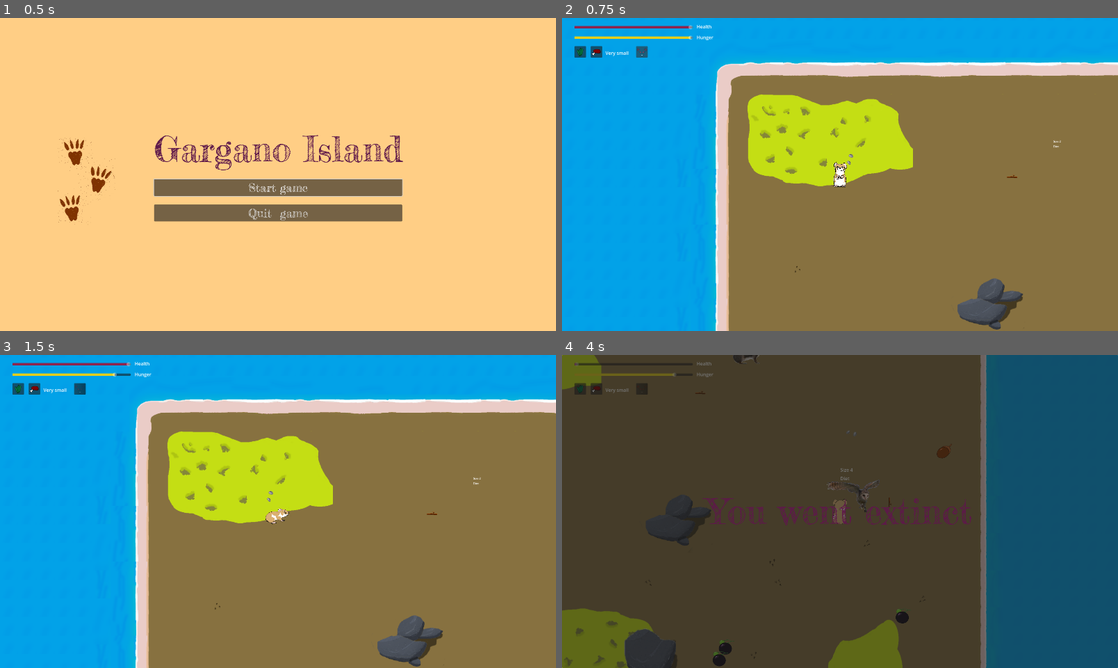
Above: before the commit, frames 1-4 (two rows, left to right).
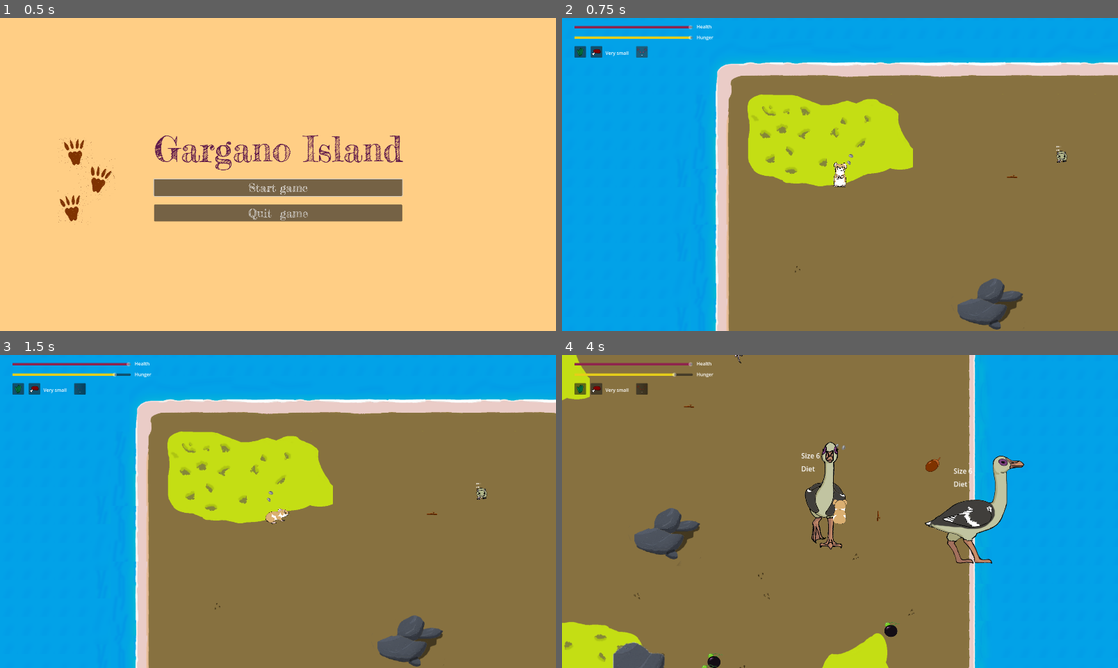
Above: after the commit, the same moments.

Repository: nialsiG/GMTK2024
Game: Godot game, scene res://scenes/start_menu.tscn
Two runs of this game, one before a commit and one after it. Both use one fixed random seed, a clock stepped at 60 frames per second and the inputs below. The engine's default icon, where the game draws it, is replaced by a stand-in: a white triangle on a blue panel in a dark square.
Inputs:
- Up to frame 1 (0.5 s): no input
- Up to frame 2 (0.75 s): click "Start game" at 0.5 s
- Up to frame 3 (1.5 s): tap Enter at 1.25 s; hold D (move_right) from 1.28 s (still down); tap Space (attack) at 1.35 s
- Up to frame 4 (4 s): release D (move_right) at 2.03 s; hold S (move_down) 2.03-2.78 s; tap Space (attack) at 2.1, 2.85, 3.6 s; hold D (move_right) 2.78-3.53 s; hold W (move_up) from 3.53 s (still down)

Frame 1 is identical in both runs. In frame 2, less than 0.1% of the frame differs, in the area x 88-91%, y 39-47%; in frame 3, less than 0.1%; in frame 4, 99%, in the area x 0-100%, y 0-100%.

Commit message:
Added the mobs

Diff:
--- a/Gmtk 2024/assets/sprites/Animals/Deino/deinogalerix.tres
+++ b/Gmtk 2024/assets/sprites/Animals/Deino/deinogalerix.tres
@@ -1,68 +1,56 @@
-[gd_resource type="SpriteFrames" load_steps=6 format=3 uid="uid://buigqoc3hk2n4"]
+[gd_resource type="SpriteFrames" load_steps=3 format=3 uid="uid://buigqoc3hk2n4"]
 
-[ext_resource type="Texture2D" uid="uid://dmw8cw432i4cx" path="res://assets/sprites/Animals/Deino/DeinogalerixDown.png" id="1_efkpf"]
-[ext_resource type="Texture2D" uid="uid://bpcq17vsoe386" path="res://assets/sprites/Animals/Deino/DeinogalerixLeft.png" id="2_gub3e"]
-[ext_resource type="Texture2D" uid="uid://be0c1l1eli1pd" path="res://assets/sprites/Animals/Deino/DeinogalerixRight.png" id="3_mjh8g"]
-[ext_resource type="Texture2D" uid="uid://cgwl2s455n0qv" path="res://assets/sprites/Animals/Deino/DeinogalerixStill.png" id="4_8iqjk"]
-[ext_resource type="Texture2D" uid="uid://dngitmjkvxvyh" path="res://assets/sprites/Animals/Deino/DeinogalerixUp.png" id="5_vie4u"]
+[ext_resource type="Texture2D" uid="uid://pcse7r81lgcx" path="res://assets/sprites/Animals/Deino/Deinogalerix_moving_right.png" id="2_wopmc"]
+[ext_resource type="Texture2D" uid="uid://t4oc7yvlxwu1" path="res://assets/sprites/Animals/Deino/Deinogalerix_moving_right_02.png" id="4_mnsjj"]
 
 [resource]
 animations = [{
 "frames": [{
 "duration": 1.0,
-"texture": ExtResource("1_efkpf")
+"texture": ExtResource("2_wopmc")
 }],
 "loop": true,
 "name": &"Down",
 "speed": 5.0
 }, {
-"frames": [],
+"frames": [{
+"duration": 1.0,
+"texture": ExtResource("2_wopmc")
+}],
 "loop": true,
 "name": &"Idle_Down",
 "speed": 5.0
 }, {
-"frames": [],
-"loop": true,
-"name": &"Idle_Left",
-"speed": 5.0
-}, {
-"frames": [],
+"frames": [{
+"duration": 1.0,
+"texture": ExtResource("2_wopmc")
+}],
 "loop": true,
 "name": &"Idle_Right",
 "speed": 5.0
 }, {
-"frames": [],
+"frames": [{
+"duration": 1.0,
+"texture": ExtResource("2_wopmc")
+}],
 "loop": true,
 "name": &"Idle_Up",
 "speed": 5.0
 }, {
 "frames": [{
 "duration": 1.0,
-"texture": ExtResource("2_gub3e")
+"texture": ExtResource("2_wopmc")
+}, {
+"duration": 1.0,
+"texture": ExtResource("4_mnsjj")
 }],
 "loop": true,
-"name": &"Left",
-"speed": 5.0
+"name": &"Right",
+"speed": 3.0
 }, {
 "frames": [{
 "duration": 1.0,
-"texture": ExtResource("3_mjh8g")
-}],
-"loop": true,
-"name": &"Right",
-"speed": 5.0
-}, {
-"frames": [{
-"duration": 1.0,
-"texture": ExtResource("4_8iqjk")
-}],
-"loop": true,
-"name": &"Still",
-"speed": 5.0
-}, {
-"frames": [{
-"duration": 1.0,
-"texture": ExtResource("5_vie4u")
+"texture": ExtResource("2_wopmc")
 }],
 "loop": true,
 "name": &"Up",
--- a/Gmtk 2024/assets/sprites/Animals/Mikrotia/Mikrotia.tres
+++ b/Gmtk 2024/assets/sprites/Animals/Mikrotia/Mikrotia.tres
@@ -1,70 +1,68 @@
-[gd_resource type="SpriteFrames" load_steps=6 format=3 uid="uid://barpun0yigmsb"]
+[gd_resource type="SpriteFrames" load_steps=7 format=3 uid="uid://barpun0yigmsb"]
 
-[ext_resource type="Texture2D" uid="uid://p8out8mi1xko" path="res://assets/sprites/Animals/Mikrotia/Mikrotia_Down.png" id="1_518u7"]
-[ext_resource type="Texture2D" uid="uid://jpyic0vdywax" path="res://assets/sprites/Animals/Mikrotia/Mikrotia_still.png" id="1_rljnc"]
-[ext_resource type="Texture2D" uid="uid://cfemfkfnkrlhh" path="res://assets/sprites/Animals/Mikrotia/Mikrotia_Left.png" id="2_56561"]
-[ext_resource type="Texture2D" uid="uid://8en2cgowehc" path="res://assets/sprites/Animals/Mikrotia/Mikrotia_Right.png" id="3_ilxpf"]
-[ext_resource type="Texture2D" uid="uid://cqryjs8n7o04j" path="res://assets/sprites/Animals/Mikrotia/Mikrotia_Top.png" id="5_c7ukb"]
+[ext_resource type="Texture2D" uid="uid://bjs2rkrsmayhq" path="res://assets/sprites/Animals/Mikrotia/Mikrotia_moving_down_01.png" id="1_im6lg"]
+[ext_resource type="Texture2D" uid="uid://n7hb1qhym4yg" path="res://assets/sprites/Animals/Mikrotia/Mikrotia_moving_down_02.png" id="2_cracc"]
+[ext_resource type="Texture2D" uid="uid://ll1ov2li5vb" path="res://assets/sprites/Animals/Mikrotia/Mikrotia_moving_right_01.png" id="3_7u2i0"]
+[ext_resource type="Texture2D" uid="uid://2cmm2oxupepx" path="res://assets/sprites/Animals/Mikrotia/Mikrotia_moving_up_01.png" id="4_knb3x"]
+[ext_resource type="Texture2D" uid="uid://buk6n3qroq8sn" path="res://assets/sprites/Animals/Mikrotia/Mikrotia_moving_right_02.png" id="5_dbkch"]
+[ext_resource type="Texture2D" uid="uid://di02mtqnx6ejt" path="res://assets/sprites/Animals/Mikrotia/Mikrotia_moving_up_02.png" id="6_yl7hc"]
 
 [resource]
 animations = [{
 "frames": [{
 "duration": 1.0,
-"texture": ExtResource("1_518u7")
+"texture": ExtResource("1_im6lg")
+}, {
+"duration": 1.0,
+"texture": ExtResource("2_cracc")
 }],
 "loop": true,
 "name": &"Down",
-"speed": 5.0
+"speed": 3.0
 }, {
-"frames": [],
+"frames": [{
+"duration": 1.0,
+"texture": ExtResource("1_im6lg")
+}],
 "loop": true,
 "name": &"Idle_Down",
 "speed": 5.0
 }, {
-"frames": [],
-"loop": true,
-"name": &"Idle_Left",
-"speed": 5.0
-}, {
-"frames": [],
+"frames": [{
+"duration": 1.0,
+"texture": ExtResource("3_7u2i0")
+}],
 "loop": true,
 "name": &"Idle_Right",
 "speed": 5.0
 }, {
-"frames": [],
+"frames": [{
+"duration": 1.0,
+"texture": ExtResource("4_knb3x")
+}],
 "loop": true,
 "name": &"Idle_Up",
 "speed": 5.0
 }, {
 "frames": [{
 "duration": 1.0,
-"texture": ExtResource("2_56561")
+"texture": ExtResource("3_7u2i0")
+}, {
+"duration": 1.0,
+"texture": ExtResource("5_dbkch")
 }],
 "loop": true,
-"name": &"Left",
-"speed": 5.0
+"name": &"Right",
+"speed": 3.0
 }, {
 "frames": [{
 "duration": 1.0,
-"texture": ExtResource("3_ilxpf")
-}],
-"loop": true,
-"name": &"Right",
-"speed": 5.0
+"texture": ExtResource("4_knb3x")
 }, {
-"frames": [{
 "duration": 1.0,
-"texture": ExtResource("1_rljnc")
-}],
-"loop": true,
-"name": &"Still",
-"speed": 5.0
-}, {
-"frames": [{
-"duration": 1.0,
-"texture": ExtResource("5_c7ukb")
+"texture": ExtResource("6_yl7hc")
 }],
 "loop": true,
 "name": &"Up",
-"speed": 5.0
+"speed": 3.0
 }]
--- a/Gmtk 2024/assets/sprites/Animals/Tyto/Tyto.tres
+++ b/Gmtk 2024/assets/sprites/Animals/Tyto/Tyto.tres
@@ -1,52 +1,46 @@
-[gd_resource type="SpriteFrames" load_steps=6 format=3 uid="uid://dd3wjt3p1xdvk"]
+[gd_resource type="SpriteFrames" load_steps=4 format=3 uid="uid://dd3wjt3p1xdvk"]
 
-[ext_resource type="Texture2D" uid="uid://b53vknlokr6mp" path="res://assets/sprites/Animals/Tyto/Tyto_Down.png" id="1_hebhh"]
-[ext_resource type="Texture2D" uid="uid://eu3jxr2eeqfd" path="res://assets/sprites/Animals/Tyto/Tyto_Left.png" id="2_nfcdp"]
-[ext_resource type="Texture2D" uid="uid://bcvfepsxu40j0" path="res://assets/sprites/Animals/Tyto/Tyto_Right.png" id="3_k3cw2"]
-[ext_resource type="Texture2D" uid="uid://b56sc4ul870f0" path="res://assets/sprites/Animals/Tyto/Tyto_Still.png" id="4_owh5v"]
-[ext_resource type="Texture2D" uid="uid://mu85hord07dl" path="res://assets/sprites/Animals/Tyto/Tyto_Up.png" id="5_2wbni"]
+[ext_resource type="Texture2D" uid="uid://ce1oenlfr8aid" path="res://assets/sprites/Animals/Tyto/Tyto_moving_down.png" id="1_uhl6s"]
+[ext_resource type="Texture2D" uid="uid://cxfed8nodc2y5" path="res://assets/sprites/Animals/Tyto/Tyto_moving_right.png" id="2_s6o63"]
+[ext_resource type="Texture2D" uid="uid://cho8xlrkd13t6" path="res://assets/sprites/Animals/Tyto/Tyto_moving_up.png" id="3_4o0mm"]
 
 [resource]
 animations = [{
 "frames": [{
 "duration": 1.0,
-"texture": ExtResource("1_hebhh")
+"texture": ExtResource("1_uhl6s")
 }],
 "loop": true,
 "name": &"Down",
 "speed": 5.0
 }, {
-"frames": [],
+"frames": [{
+"duration": 1.0,
+"texture": ExtResource("1_uhl6s")
+}],
 "loop": true,
 "name": &"Idle_Down",
 "speed": 5.0
 }, {
-"frames": [],
-"loop": true,
-"name": &"Idle_Left",
-"speed": 5.0
-}, {
-"frames": [],
+"frames": [{
+"duration": 1.0,
+"texture": ExtResource("2_s6o63")
+}],
 "loop": true,
 "name": &"Idle_Right",
 "speed": 5.0
 }, {
-"frames": [],
+"frames": [{
+"duration": 1.0,
+"texture": ExtResource("3_4o0mm")
+}],
 "loop": true,
 "name": &"Idle_Up",
 "speed": 5.0
 }, {
 "frames": [{
 "duration": 1.0,
-"texture": ExtResource("2_nfcdp")
-}],
-"loop": true,
-"name": &"Left",
-"speed": 5.0
-}, {
-"frames": [{
-"duration": 1.0,
-"texture": ExtResource("3_k3cw2")
+"texture": ExtResource("2_s6o63")
 }],
 "loop": true,
 "name": &"Right",
@@ -54,15 +48,7 @@
 }, {
 "frames": [{
 "duration": 1.0,
-"texture": ExtResource("4_owh5v")
-}],
-"loop": true,
-"name": &"Still",
-"speed": 5.0
-}, {
-"frames": [{
-"duration": 1.0,
-"texture": ExtResource("5_2wbni")
+"texture": ExtResource("3_4o0mm")
 }],
 "loop": true,
 "name": &"Up",
--- a/Gmtk 2024/assets/sprites/Animals/garganomis/Garganomis.tres
+++ b/Gmtk 2024/assets/sprites/Animals/garganomis/Garganomis.tres
@@ -1,70 +1,68 @@
-[gd_resource type="SpriteFrames" load_steps=6 format=3 uid="uid://drp6wlx62prm8"]
+[gd_resource type="SpriteFrames" load_steps=7 format=3 uid="uid://drp6wlx62prm8"]
 
-[ext_resource type="Texture2D" uid="uid://dxp25d4gwt8sp" path="res://assets/sprites/Animals/garganomis/Garganomis_down.png" id="1_fnnju"]
-[ext_resource type="Texture2D" uid="uid://bury58bocfen3" path="res://assets/sprites/Animals/garganomis/Garganomis_left.png" id="2_2ok38"]
-[ext_resource type="Texture2D" uid="uid://x8ew0ichucqw" path="res://assets/sprites/Animals/garganomis/Garganomis_Right.png" id="3_s00lh"]
-[ext_resource type="Texture2D" uid="uid://b36jc0pm0643m" path="res://assets/sprites/Animals/garganomis/Garganomis_still.png" id="4_wc31d"]
-[ext_resource type="Texture2D" uid="uid://ctcyv5lno2bfj" path="res://assets/sprites/Animals/garganomis/Garganomis_Up.png" id="5_ur5hj"]
+[ext_resource type="Texture2D" uid="uid://c2eyyr6x0ii60" path="res://assets/sprites/Animals/garganomis/Garganornis_down_01.png" id="1_q13ob"]
+[ext_resource type="Texture2D" uid="uid://c4xj5cg5tkktx" path="res://assets/sprites/Animals/garganomis/Garganornis_down_02.png" id="2_fuaa7"]
+[ext_resource type="Texture2D" uid="uid://cvdq07mgsvehe" path="res://assets/sprites/Animals/garganomis/Garganornis_right_01.png" id="3_yqaoy"]
+[ext_resource type="Texture2D" uid="uid://bevnif0qarnte" path="res://assets/sprites/Animals/garganomis/Garganornis_up_01.png" id="4_2f4ng"]
+[ext_resource type="Texture2D" uid="uid://caucxobavns3f" path="res://assets/sprites/Animals/garganomis/Garganornis_right_02.png" id="5_e0b4d"]
+[ext_resource type="Texture2D" uid="uid://kgqu40aaua72" path="res://assets/sprites/Animals/garganomis/Garganornis_up_02.png" id="6_pnkri"]
 
 [resource]
 animations = [{
 "frames": [{
 "duration": 1.0,
-"texture": ExtResource("1_fnnju")
+"texture": ExtResource("1_q13ob")
+}, {
+"duration": 1.0,
+"texture": ExtResource("2_fuaa7")
 }],
 "loop": true,
 "name": &"Down",
-"speed": 5.0
+"speed": 2.0
 }, {
-"frames": [],
+"frames": [{
+"duration": 1.0,
+"texture": ExtResource("1_q13ob")
+}],
 "loop": true,
 "name": &"Idle_Down",
 "speed": 5.0
 }, {
-"frames": [],
-"loop": true,
-"name": &"Idle_Left",
-"speed": 5.0
-}, {
-"frames": [],
+"frames": [{
+"duration": 1.0,
+"texture": ExtResource("3_yqaoy")
+}],
 "loop": true,
 "name": &"Idle_Right",
 "speed": 5.0
 }, {
-"frames": [],
+"frames": [{
+"duration": 1.0,
+"texture": ExtResource("4_2f4ng")
+}],
 "loop": true,
 "name": &"Idle_Up",
 "speed": 5.0
 }, {
 "frames": [{
 "duration": 1.0,
-"texture": ExtResource("2_2ok38")
+"texture": ExtResource("3_yqaoy")
+}, {
+"duration": 1.0,
+"texture": ExtResource("5_e0b4d")
 }],
 "loop": true,
-"name": &"Left",
-"speed": 5.0
+"name": &"Right",
+"speed": 2.0
 }, {
 "frames": [{
 "duration": 1.0,
-"texture": ExtResource("3_s00lh")
-}],
-"loop": true,
-"name": &"Right",
-"speed": 5.0
+"texture": ExtResource("4_2f4ng")
 }, {
-"frames": [{
 "duration": 1.0,
-"texture": ExtResource("4_wc31d")
-}],
-"loop": true,
-"name": &"Still",
-"speed": 5.0
-}, {
-"frames": [{
-"duration": 1.0,
-"texture": ExtResource("5_ur5hj")
+"texture": ExtResource("6_pnkri")
 }],
 "loop": true,
 "name": &"Up",
-"speed": 5.0
+"speed": 2.0
 }]
--- a/Gmtk 2024/scenes/Animals/Garganomis.tscn
+++ b/Gmtk 2024/scenes/Animals/Garganomis.tscn
@@ -19,7 +19,7 @@
 
 [node name="Sprite2D" parent="." index="1"]
 sprite_frames = ExtResource("3_06okc")
-animation = &"Idle_Up"
+animation = &"Up"
 
 [node name="CollisionShape2D" parent="Area2D" index="0"]
 shape = SubResource("CircleShape2D_xxdnw")
--- a/Gmtk 2024/scenes/Animals/Mikrotia.tscn
+++ b/Gmtk 2024/scenes/Animals/Mikrotia.tscn
@@ -13,7 +13,6 @@
 
 [node name="Sprite2D" parent="." index="1"]
 sprite_frames = ExtResource("3_f4rfx")
-animation = &"Down"
 
 [node name="CollisionShape2D" parent="Area2D" index="0"]
 shape = SubResource("CircleShape2D_5nilg")
--- a/Gmtk 2024/scenes/Animals/Tyto.tscn
+++ b/Gmtk 2024/scenes/Animals/Tyto.tscn
@@ -16,7 +16,7 @@
 
 [node name="Sprite2D" parent="." index="1"]
 sprite_frames = ExtResource("2_88tv6")
-animation = &"Idle_Up"
+animation = &"Down"
 
 [node name="CollisionShape2D" parent="Area2D" index="0"]
 shape = SubResource("CircleShape2D_0nywd")
--- a/Gmtk 2024/scenes/Animals/deinogalerix.tscn
+++ b/Gmtk 2024/scenes/Animals/deinogalerix.tscn
@@ -21,7 +21,7 @@
 [node name="Sprite2D" type="AnimatedSprite2D" parent="."]
 scale = Vector2(0.5, 0.5)
 sprite_frames = ExtResource("2_noffp")
-animation = &"Idle_Down"
+animation = &"Down"
 
 [node name="Area2D" type="Area2D" parent="."]
 
--- a/Gmtk 2024/scenes/Generators/AnimalGenerator.gd
+++ b/Gmtk 2024/scenes/Generators/AnimalGenerator.gd
@@ -2,15 +2,15 @@
 class_name AnimalGenerator
 
 var deinoPackedScene = preload("res://scenes/Animals/deinogalerix.tscn")
-var garganomisPackedScene = preload("res://scenes/Animals/Garganomis.tscn")
+var garganornisPackedScene = preload("res://scenes/Animals/Garganomis.tscn")
 var mikrotiaPackedScene = preload("res://scenes/Animals/Mikrotia.tscn")
 var prolagusPackedScene = preload("res://scenes/Animals/Prolagus.tscn")
 var tytoPackedScene = preload("res://scenes/Animals/Tyto.tscn")
 
 var animalsPSs : Array[PackedScene] = [deinoPackedScene,
 deinoPackedScene,
-prolagusPackedScene,
-garganomisPackedScene,
+#prolagusPackedScene,
+garganornisPackedScene,
 mikrotiaPackedScene,
 mikrotiaPackedScene,
 tytoPackedScene]
--- a/Gmtk 2024/scenes/player.tscn
+++ b/Gmtk 2024/scenes/player.tscn
@@ -1,15 +1,23 @@
-[gd_scene load_steps=16 format=3 uid="uid://c3mp8p0p305a3"]
+[gd_scene load_steps=24 format=3 uid="uid://c3mp8p0p305a3"]
 
 [ext_resource type="Script" path="res://scripts/player.gd" id="1_8cnlt"]
+[ext_resource type="Texture2D" uid="uid://dnmcfbn4lx22d" path="res://assets/sprites/Player/hamster_moving_down_01.png" id="3_bixbw"]
+[ext_resource type="Texture2D" uid="uid://bibprhb4qvxfn" path="res://assets/sprites/Player/hamster_moving_down_02.png" id="4_lhf52"]
 [ext_resource type="Texture2D" uid="uid://bpdhoxb4rmy08" path="res://assets/sprites/Player/hamster_idle_side_01.png" id="4_xvqug"]
 [ext_resource type="Texture2D" uid="uid://b1mi803js6jeg" path="res://assets/sprites/Player/hamster_side_moving_01.png" id="5_1unu8"]
 [ext_resource type="Texture2D" uid="uid://v6a3tt27udgp" path="res://assets/sprites/Player/hamster_idle_back_01.png" id="5_gx3ou"]
 [ext_resource type="Texture2D" uid="uid://61y76uxq6atj" path="res://assets/sprites/Player/hamster_idle_face_01.png" id="5_hf8so"]
+[ext_resource type="Texture2D" uid="uid://4kere5di28cw" path="res://assets/sprites/Player/hamster_moving_down_03.png" id="5_m54vq"]
+[ext_resource type="Texture2D" uid="uid://cowvmcpscyrea" path="res://assets/sprites/Player/hamster_moving_down_04.png" id="6_jjrqj"]
 [ext_resource type="Texture2D" uid="uid://ctqpc1x4kj4sr" path="res://assets/sprites/Player/hamster_side_moving_02.png" id="6_v41hh"]
+[ext_resource type="Texture2D" uid="uid://yhby1l8wmpvj" path="res://assets/sprites/Player/hamster_moving_down_05.png" id="7_5yfas"]
 [ext_resource type="AudioStream" uid="uid://w8jgorboi33h" path="res://assets/Sounds/Ate.wav" id="7_7nei2"]
 [ext_resource type="Texture2D" uid="uid://bcxbtw1h8ic5x" path="res://assets/sprites/Player/hamster_side_moving_03.png" id="7_gavtk"]
+[ext_resource type="Texture2D" uid="uid://1wx722su63uy" path="res://assets/sprites/Player/hamster_moving_down_06.png" id="8_ke4c4"]
 [ext_resource type="Texture2D" uid="uid://dplakeg7qs6u2" path="res://assets/sprites/Player/hamster_side_moving_04.png" id="8_nabgh"]
 [ext_resource type="Texture2D" uid="uid://djdnvxqrgco4k" path="res://assets/sprites/Player/hamster_side_moving_05.png" id="9_6j7iy"]
+[ext_resource type="Texture2D" uid="uid://cr8yodg8smmiu" path="res://assets/sprites/Player/hamster_moving_down_07.png" id="9_sj8f7"]
+[ext_resource type="Texture2D" uid="uid://lufdcqd0nar" path="res://assets/sprites/Player/hamster_moving_down_08.png" id="10_414md"]
 [ext_resource type="Texture2D" uid="uid://ctkmr8xdb6enf" path="res://assets/sprites/Player/hamster_side_moving_06.png" id="10_tyavp"]
 [ext_resource type="Texture2D" uid="uid://dglap0318bct2" path="res://assets/sprites/Player/hamster_side_moving_07.png" id="11_isr48"]
 [ext_resource type="Texture2D" uid="uid://c15a3v6ute750" path="res://assets/sprites/Player/hamster_side_moving_08.png" id="12_uk50g"]
@@ -18,11 +26,32 @@
 animations = [{
 "frames": [{
 "duration": 1.0,
-"texture": ExtResource("5_hf8so")
+"texture": ExtResource("3_bixbw")
+}, {
+"duration": 1.0,
+"texture": ExtResource("4_lhf52")
+}, {
+"duration": 1.0,
+"texture": ExtResource("5_m54vq")
+}, {
+"duration": 1.0,
+"texture": ExtResource("6_jjrqj")
+}, {
+"duration": 1.0,
+"texture": ExtResource("7_5yfas")
+}, {
+"duration": 1.0,
+"texture": ExtResource("8_ke4c4")
+}, {
+"duration": 1.0,
+"texture": ExtResource("9_sj8f7")
+}, {
+"duration": 1.0,
+"texture": ExtResource("10_414md")
 }],
 "loop": true,
 "name": &"Down",
-"speed": 5.0
+"speed": 10.0
 }, {
 "frames": [{
 "duration": 1.0,
@@ -30,7 +59,7 @@
 }],
 "loop": true,
 "name": &"Idle_Down",
-"speed": 5.0
+"speed": 10.0
 }, {
 "frames": [{
 "duration": 1.0,
@@ -83,7 +112,7 @@
 }],
 "loop": true,
 "name": &"Up",
-"speed": 5.0
+"speed": 10.0
 }]
 
 [sub_resource type="CapsuleShape2D" id="CapsuleShape2D_ifsr4"]
@@ -98,7 +127,7 @@
 position = Vector2(-9.53674e-07, -1.81901)
 scale = Vector2(0.5, 0.5)
 sprite_frames = SubResource("SpriteFrames_20df6")
-animation = &"Right"
+animation = &"Up"
 
 [node name="CollisionShape2D" type="CollisionShape2D" parent="."]
 position = Vector2(0, 51.4286)
Binary file added: Gmtk 2024/assets/sprites/Animals/Deino/Deinogalerix_moving_right.png
Not shown, added: Gmtk 2024/assets/sprites/Animals/Deino/Deinogalerix_moving_right.png.import
Binary file added: Gmtk 2024/assets/sprites/Animals/Deino/Deinogalerix_moving_right_02.png
Not shown, added: Gmtk 2024/assets/sprites/Animals/Deino/Deinogalerix_moving_right_02.png.import
Binary file added: Gmtk 2024/assets/sprites/Animals/Mikrotia/Mikrotia_moving_down_01.png
Not shown, added: Gmtk 2024/assets/sprites/Animals/Mikrotia/Mikrotia_moving_down_01.png.import
Binary file added: Gmtk 2024/assets/sprites/Animals/Mikrotia/Mikrotia_moving_down_02.png
Not shown, added: Gmtk 2024/assets/sprites/Animals/Mikrotia/Mikrotia_moving_down_02.png.import
Binary file added: Gmtk 2024/assets/sprites/Animals/Mikrotia/Mikrotia_moving_right_01.png
Not shown, added: Gmtk 2024/assets/sprites/Animals/Mikrotia/Mikrotia_moving_right_01.png.import
Binary file added: Gmtk 2024/assets/sprites/Animals/Mikrotia/Mikrotia_moving_right_02.png
Not shown, added: Gmtk 2024/assets/sprites/Animals/Mikrotia/Mikrotia_moving_right_02.png.import
(and 40 more such lines)
